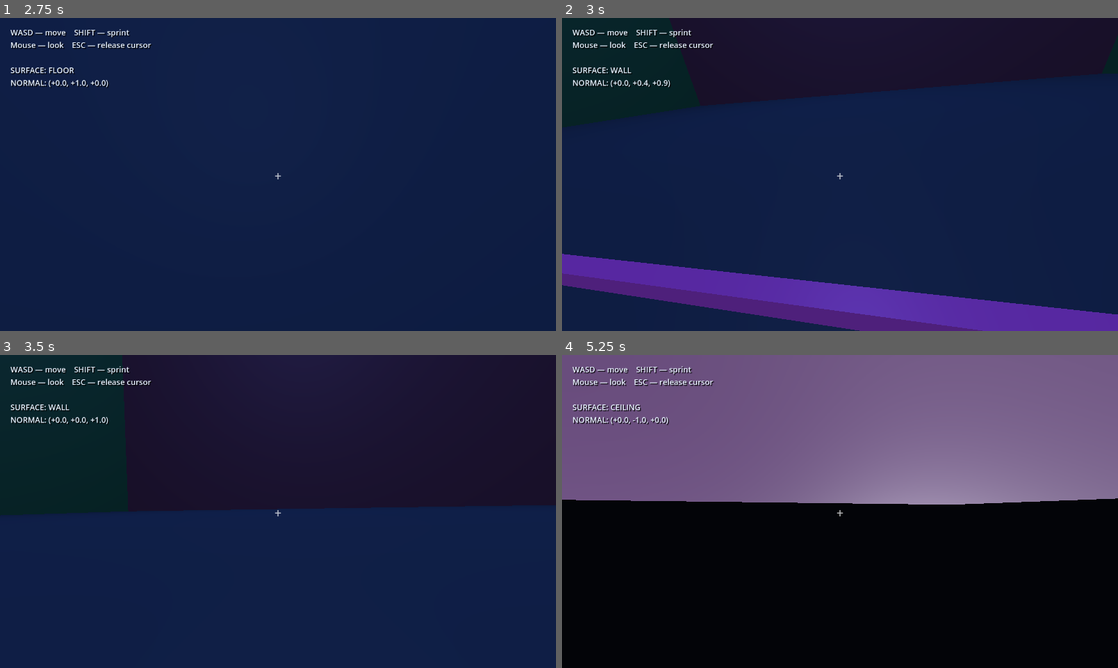
Above: before the commit, frames 1-4 (two rows, left to right).
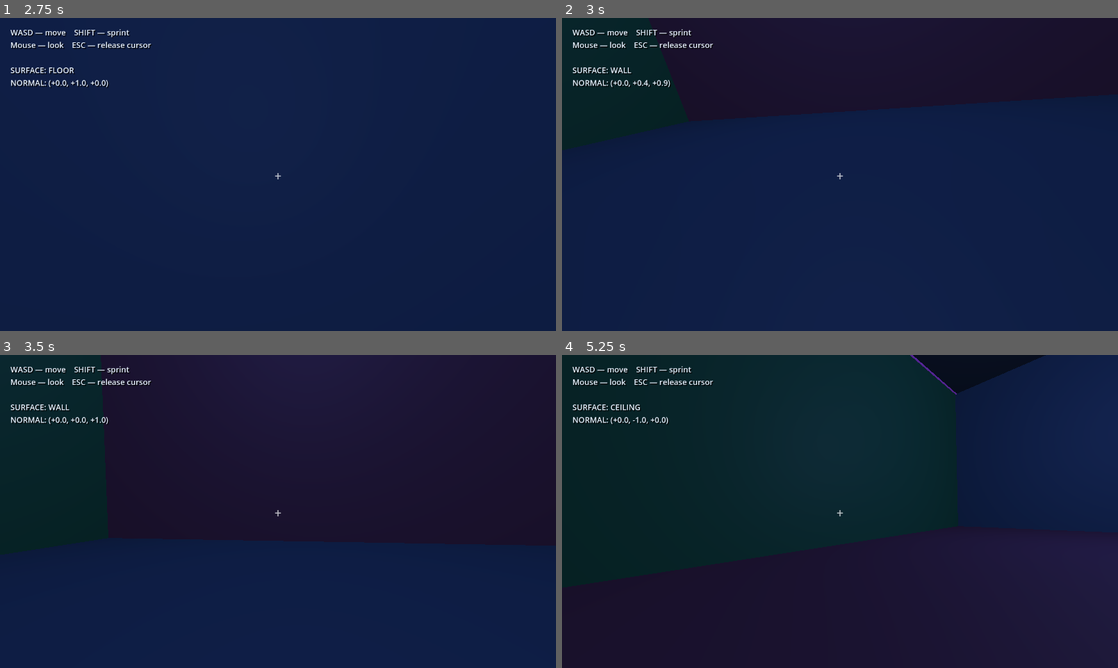
Above: after the commit, the same moments.

Repository: VovaShkrobtak/GD-TEST
Game: Godot game, scene res://scenes/main.tscn
The game is run twice, just before and just after one commit, with the same random seed, the same clock (stepped at 60 frames per second) and the same inputs.
Inputs (mouse positions are in pixels of both pictures, inside the frame that each line leads up to):
- Up to frame 1 (2.75 s): tap Enter at 0.5 s; move the mouse to (305, 174) at 0.52 s; hold Shift 0.53-1.28 s; hold W from 0.53 s (still down); move the mouse to (250, 174) at 1.27 s; tap Shift at 1.35 s; move the mouse to (289, 168) at 2.02 s; hold Shift from 2.03 s (still down)
- Up to frame 2 (3 s): keep holding W; move the mouse to (834, 180) at 2.77 s; release Shift at 2.78 s; tap Shift at 2.85 s
- Up to frame 3 (3.5 s): keep holding W
- Up to frame 4 (5.25 s): keep holding W; move the mouse to (878, 514) at 3.52 s; hold Shift 3.53-4.28 s; move the mouse to (795, 508) at 4.27 s; tap Shift at 4.35 s; move the mouse to (845, 511) at 5.02 s; hold Shift from 5.03 s (still down)

Frame 1 is identical in both runs. In frame 2, 15% of the frame differs, in the area x 0-100%, y 20-100%; in frame 3, 10%; in frame 4, 100%, in the area x 0-100%, y 0-100%.

Commit message:
Fix camera head height when walking on walls and ceiling

Diff:
--- a/scripts/player.gd
+++ b/scripts/player.gd
@@ -85,7 +85,7 @@
 
     Input.set_mouse_mode(Input.MOUSE_MODE_CAPTURED)
     view_pivot.rotation.x = pitch
-    view_pivot.position = surface_up * CAMERA_HEAD_HEIGHT
+    view_pivot.position = Vector3(0.0, CAMERA_HEAD_HEIGHT, 0.0)
     _camera_position = Vector3.ZERO
 
 
@@ -222,7 +222,10 @@
 
 func _update_camera_collision() -> void:
     # Keep the camera at head height relative to the CURRENT surface.
-    view_pivot.position = surface_up * CAMERA_HEAD_HEIGHT
+    # ViewPivot is a child of the player. Its local +Y already points
+    # along surface_up because the player basis is rebuilt from surface_up.
+    # Do NOT put a world-space normal into this local position.
+    view_pivot.position = Vector3(0.0, CAMERA_HEAD_HEIGHT, 0.0)
 
     var desired_local := bob_position_offset
     var desired_world := view_pivot.global_transform * desired_local
